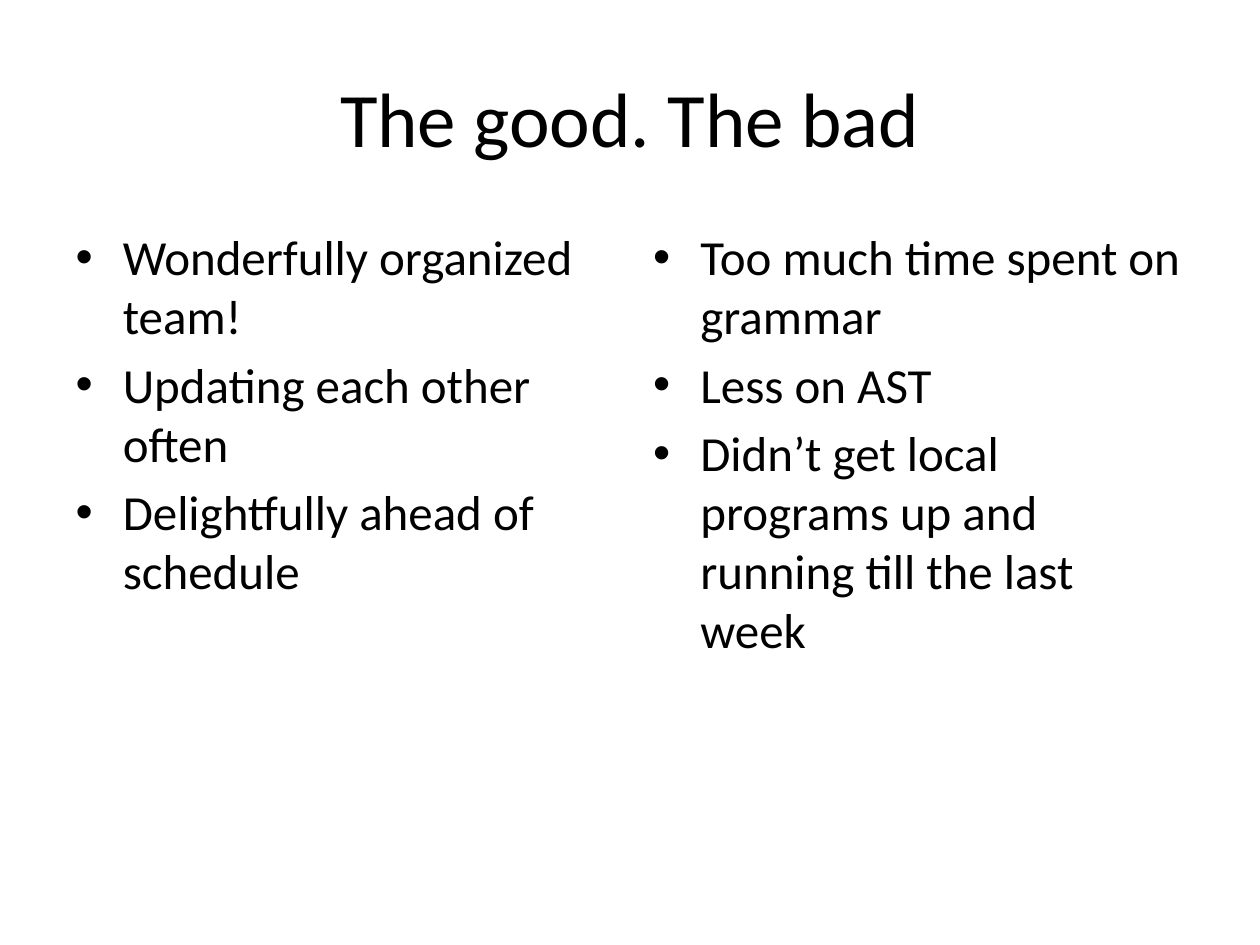
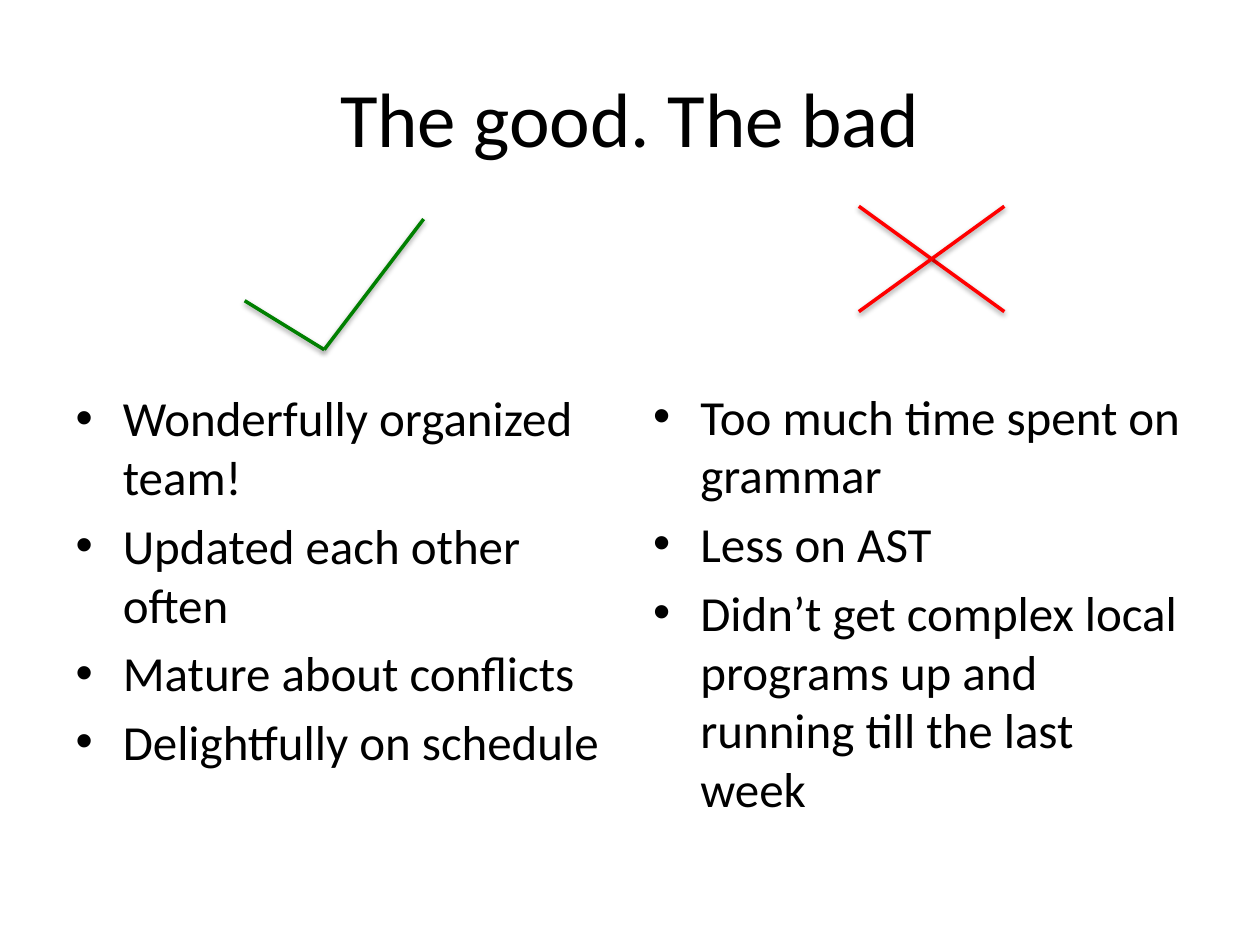
Before and after one commit to hi-itsnee/the-local-programming-language, a slide deck: slide 14 of docs/local_20120506.pptx. Drawn at 1260x945 pixels with LibreOffice and Linux fonts; fonts in the diff are those of the drawing. Boxes give left, top, right and bottom in pixels: in the first picture for what was removed or moved away, otherwise in the second. Text is boxed around its words. In the diff, an @@ line names an element or a change of style, - is before the commit and + after.

```diff
--- a/docs/local_20120506.pptx
+++ b/docs/local_20120506.pptx
@@ line added from (859, 207) to (1004, 311), #FF0000 2 pt @@
@@ line added from (859, 311) to (1004, 207), #FF0000 2 pt @@
@@ line added from (324, 350) to (423, 219), #008000 2 pt @@
@@ line added from (244, 301) to (324, 350), #008000 2 pt @@
@@ text "Wonderfully organized team!": place and size @@
-text "Wonderfully organized team!" at [123, 241, 572, 590]
+text "Wonderfully organized team!" at [123, 402, 599, 769]
@@ text "Too much time spent on ...": place and size @@
-text "Too much time spent on ..." at [700, 241, 1180, 649]
+text "Too much time spent on ..." at [700, 401, 1180, 808]
@@ text at [123, 530, 599, 769]: text changed @@
-• Updating each other often
-• Delightfully ahead of schedule
+• Updated each other often
+• Mature about conflicts
+• Delightfully on schedule
@@ text at [700, 596, 1177, 808]: text changed @@
-• Didn’t get local programs up and running till the last week
+• Didn’t get complex local programs up and running till the last week
```
Also in this commit, not shown: 3 other slides changed.
